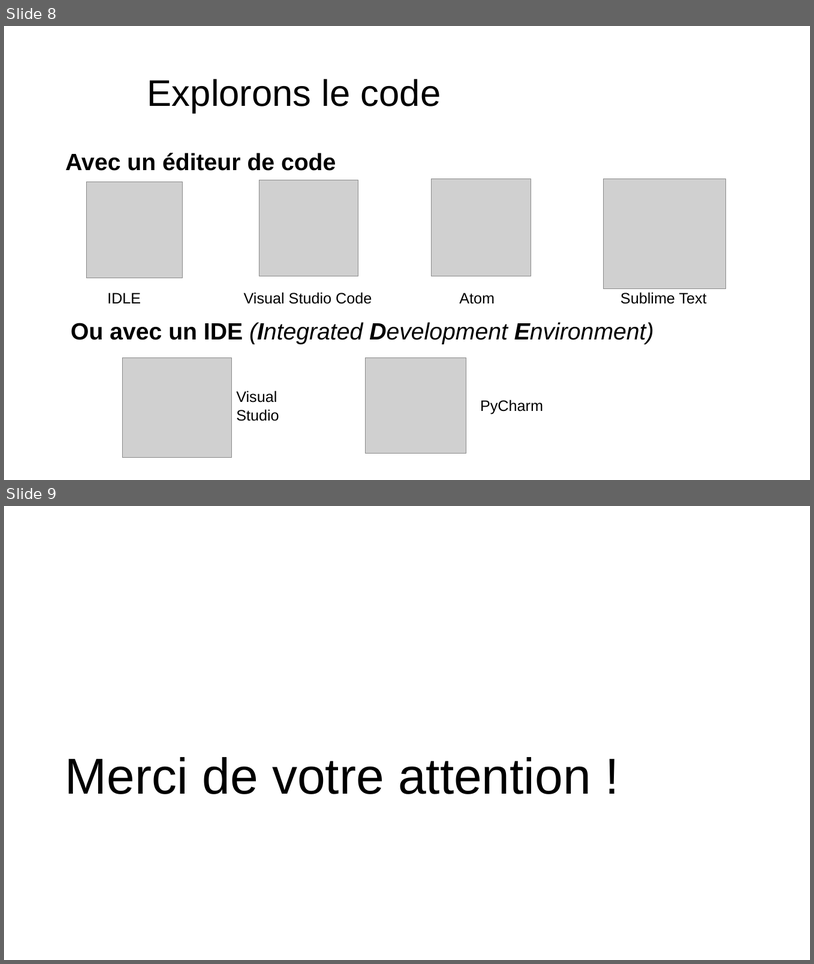
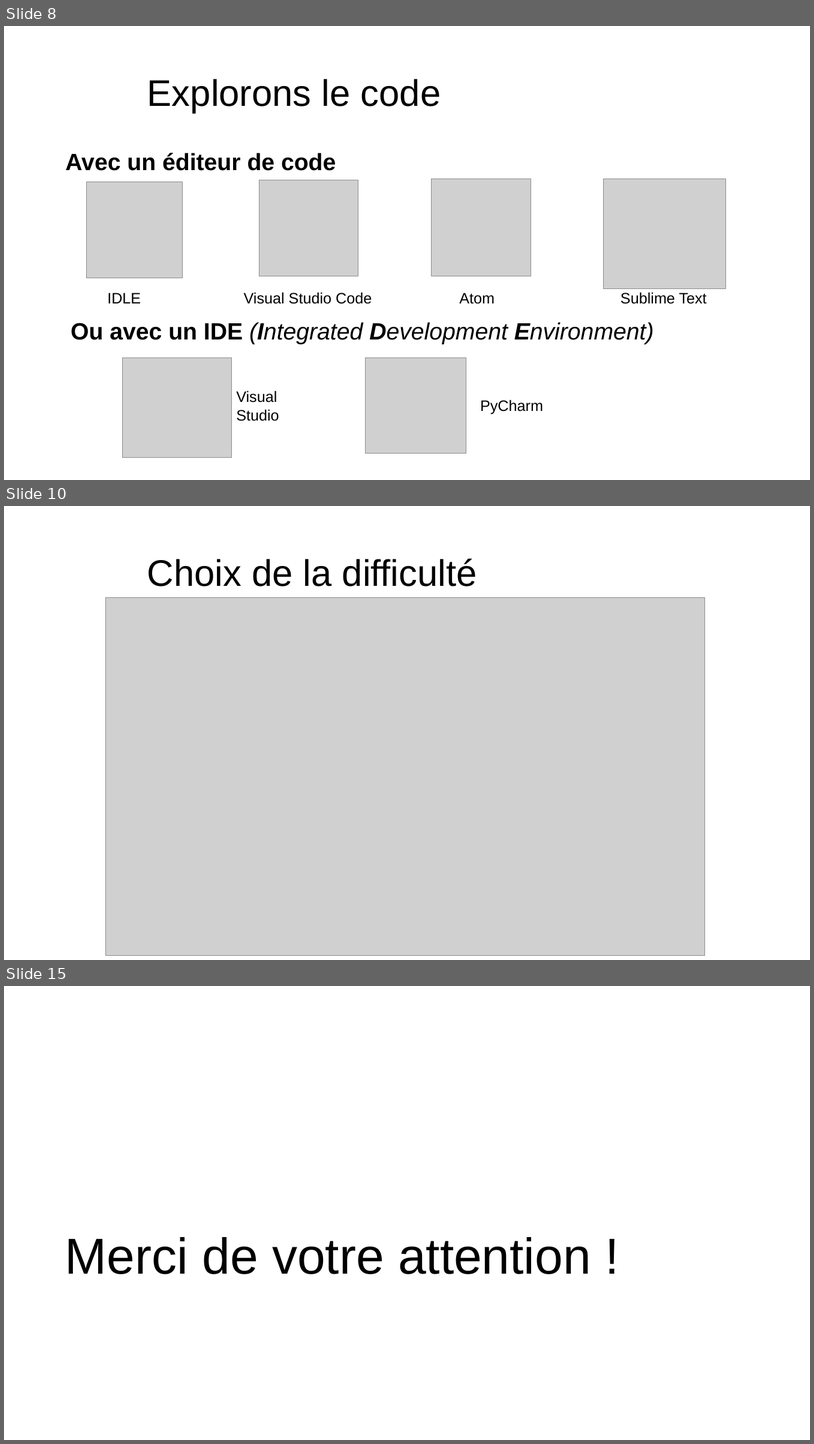
Before and after one commit to Natouche68/present-python-jeu-maths, a slide deck: present_python.pptx. Shown one above the other, each under a label of ours: slides 8 and 9 before the commit, slides 8, 10 and 15 after it; the slides between them are not shown. The pictures are 814x964 and 814x1444 pixels, drawn with LibreOffice and Linux fonts; fonts in the diff are those of the drawing; grey boxes stand for pictures; background and template pictures are left out. Boxes give left, top, right and bottom in pixels: in the first picture for what was removed or moved away, otherwise in the second. Text is boxed around its words. In the diff, an @@ line names an element or a change of style, - is before the commit and + after.

```diff
--- a/present_python.pptx
+++ b/present_python.pptx
@@ slide 10 added at box(4, 506, 810, 960), background picture (left out) @@
@@ title added at box(147, 558, 477, 586), 44 pt, text #000000 @@
+Choix de la difficulté
@@ picture added at box(106, 598, 706, 955) @@
@@ what was slide 9 is now slide 15 @@
```
Also in this commit, not shown: 5 other slides added, 1 other file.
